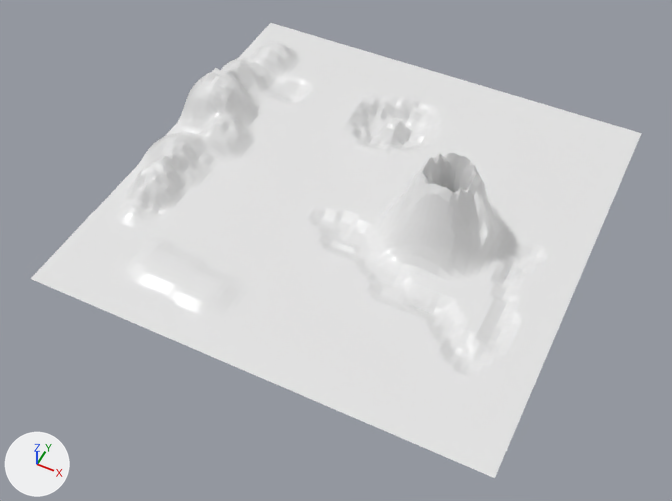
What one commit did to the OBJ model Cars/Assets/Demo/Models/TerrainVer0.obj.
Camera for both pictures: a 50 mm lens placed at (24.1, -52.6, 58.2), pointed at (0.3, -5.0, -1.4). The lights are fixed; the arrows at lower left show +X, +Y and +Z. Where no turn or scale is listed for an object, it has been applied to the vertices.
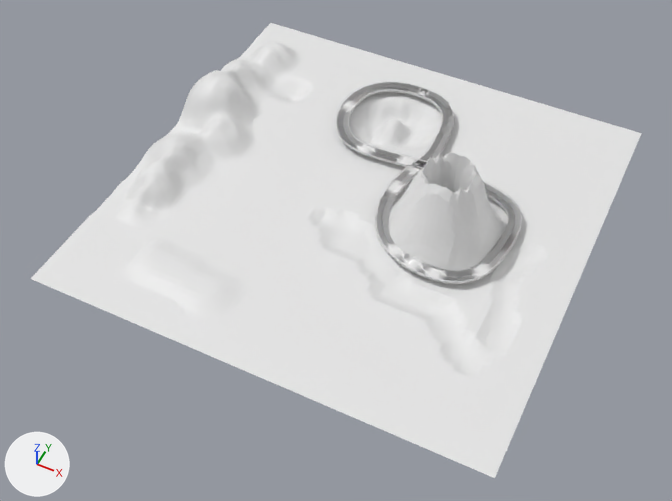
Pixel boxes [x1, y1, x2, y2] of what changed, in the pictures (672 x 501 px):
```json
{"object": "Cube_Cube.001", "change": "added", "after": [337, 82, 523, 284]}
```

Scene script edits in JSON lines:
```json
{"op": "add", "block": "me_cube_cube_001", "code": ["me_cube_cube_001 = bpy.data.meshes.new('Cube_Cube.001')", "me_cube_cube_001.from_pydata(...)  # 887 vertices, 1249 faces; spans x -6.7..14.1, y -6.0..16.1, z 0.6..0.8", "me_cube_cube_001.materials.append(mat_none)  # white #e7e7e7"]}
{"op": "add", "block": "ob_cube_cube_001", "code": ["ob_cube_cube_001 = bpy.data.objects.new('Cube_Cube.001', me_cube_cube_001)", "ob_cube_cube_001.location = (0.0, 0.0, 0.0)"]}
```
